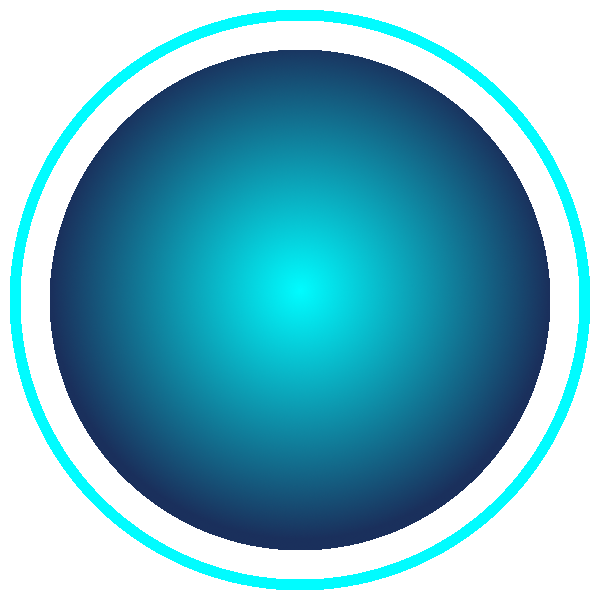
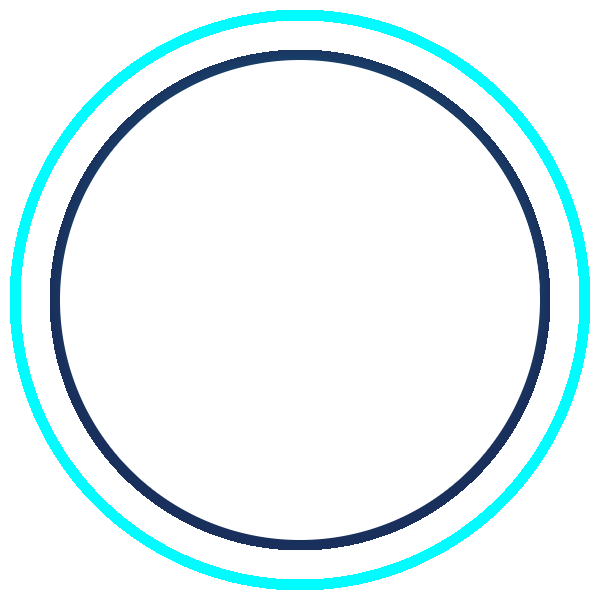
Two versions of the same layered image (600×600). Layer-by-layer changes:
added layer "Background copy" above "Background" over bbox(60, 60, 540, 540)
hid "Background" over bbox(60, 60, 540, 540)
